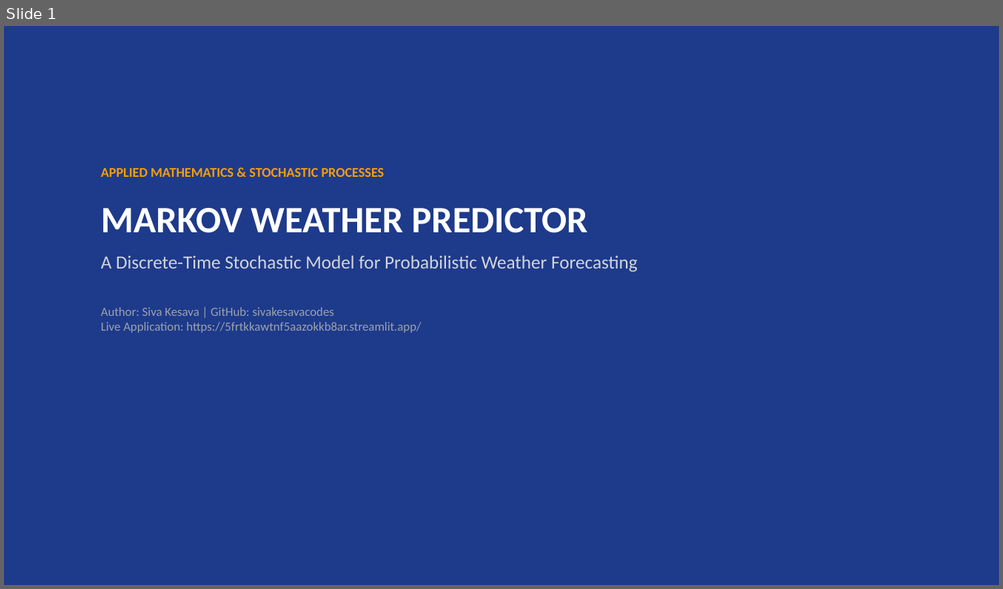
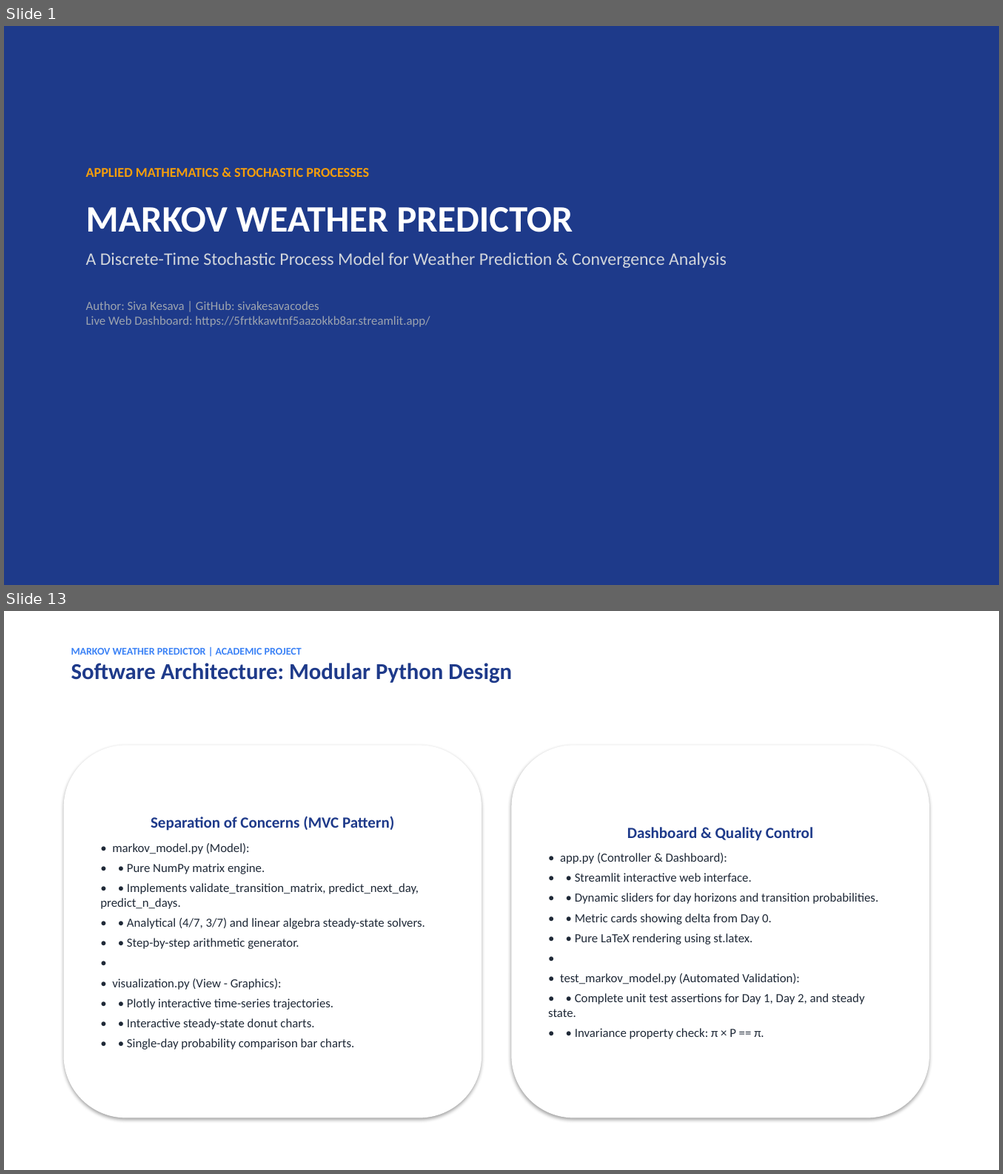
Before and after one commit to sivakesavacodes/-weather-markov-predictor, a slide deck: MARKOV_WEATHER_PREDICTOR_PRESENTATION.pptx. Shown one above the other, each under a label of ours: slide 1 before the commit, slides 1 and 13 after it; the slides between them are not shown. The pictures are 1003x589 and 1003x1174 pixels, drawn with LibreOffice and Linux fonts; fonts in the diff are those of the drawing. Boxes give left, top, right and bottom in pixels: in the first picture for what was removed or moved away, otherwise in the second. Text is boxed around its words. In the diff, an @@ line names an element or a change of style, - is before the commit and + after.

Commit message:
Expand presentation to 17 slides and add spectral analysis and viva defense to report

```diff
--- a/MARKOV_WEATHER_PREDICTOR_PRESENTATION.pptx
+++ b/MARKOV_WEATHER_PREDICTOR_PRESENTATION.pptx
@@ slide 13 added at box(4, 611, 999, 1170), background #FFFFFF @@
@@ text added at box(71, 648, 512, 684), 22 pt, text #1E3A8A, bold @@
+MARKOV WEATHER PREDICTOR | ACADEMIC PROJECT
+Software Architecture: Modular Python Design
@@ rounded rectangle added at box(64, 745, 481, 1119), fill #FFFFFF, 12 pt, text #1F2937 @@
+Separation of Concerns (MVC Pattern)
+• markov_model.py (Model):
+• • Pure NumPy matrix engine.
+• • Implements validate_transition_matrix, predict_next_day, predict_n_days.
+• • Analytical (4/7, 3/7) and linear algebra steady-state solvers.
+• • Step-by-step arithmetic generator.
+•
+• visualization.py (View - Graphics):
+• • Plotly interactive time-series trajectories.
+• • Interactive steady-state donut charts.
+• • Single-day probability comparison bar charts.
@@ rounded rectangle added at box(512, 745, 929, 1119), fill #FFFFFF, 12 pt, text #1F2937 @@
+Dashboard & Quality Control
+• app.py (Controller & Dashboard):
+• • Streamlit interactive web interface.
+• • Dynamic sliders for day horizons and transition probabilities.
+• • Metric cards showing delta from Day 0.
+• • Pure LaTeX rendering using st.latex.
+•
+• test_markov_model.py (Automated Validation):
+• • Complete unit test assertions for Day 1, Day 2, and steady state.
+• • Invariance property check: π × P == π.
@@ slide 1 changed as well @@
@@ text "APPLIED MATHEMATICS & STOCHASTIC PROCESSES": place and size @@
-text "APPLIED MATHEMATICS & STOCHASTIC PROCESSES" at box(101, 168, 637, 333)
+text "APPLIED MATHEMATICS & STOCHASTIC PROCESSES" at box(86, 168, 726, 327)
@@ text at box(86, 168, 573, 232): less space between paragraphs @@
@@ text at box(86, 252, 726, 327): text changed @@
-A Discrete-Time Stochastic Model for Probabilistic Weather Forecasting
-Author: Siva Kesava | GitHub: sivakesavacodes
-Live Application: https://5frtkkawtnf5aazokkb8ar.streamlit.app/
+A Discrete-Time Stochastic Process Model for Weather Prediction & Convergence Analysis
+Author: Siva Kesava | GitHub: sivakesavacodes
+Live Web Dashboard: https://5frtkkawtnf5aazokkb8ar.streamlit.app/
```
Also in this commit, not shown: 2 other slides changed, 13 other slides added, 6 slides removed, 2 other files.
